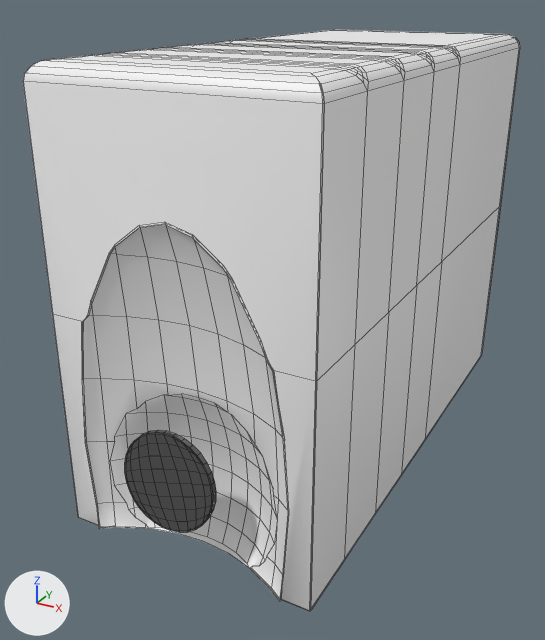
One commit to the Blender file Toaster.blend: the scene before it, then after it.
One viewpoint serves both versions: a 50 mm lens placed at (2.6, -6.76, 2.89), pointed at (-0.24, -1.59, 0.3). The lights are fixed; the arrows at lower left show +X, +Y and +Z. Mesh edges are drawn as thin lines.
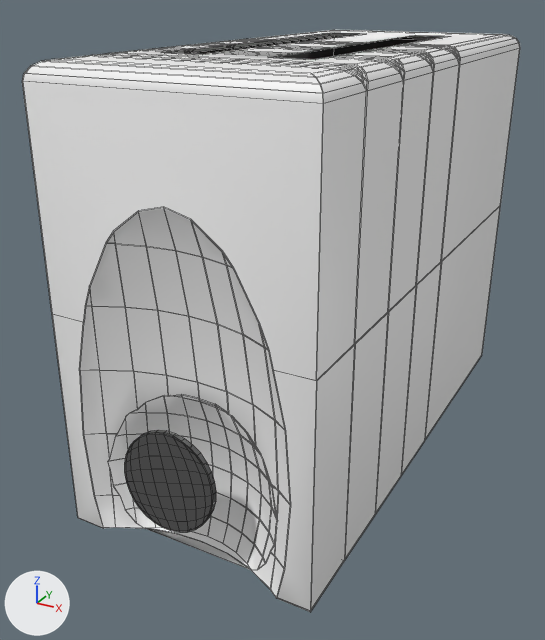
ob_cube_002 is not drawn itself; it is used by a modifier of ob_cube.

Changed parts and their boxes (x1, y1, x2, y2) in the pictures (545 x 640 px):
'Cube', modifiers changed, reshaped: before (23, 30, 520, 611); after (22, 30, 520, 612)
'Cube.005', added (black): after (188, 35, 436, 59)

What changed in the scene script:
```text
Add mat_material_003:
    mat_material_003 = principled_material('Material.003')
    mat_material_003.base_color = (0.042, 0.042, 0.042)  # black #3a3a3a
Add me_cube_004:
    me_cube_004.from_pydata(...)  # a box spanning x -1.0..1.0, y -1.0..1.0, z -1.0..1.0
Add me_cube_006:
    me_cube_006.from_pydata(...)  # 16 vertices, 14 faces; spans x -1.0..1.0, y -1.0..1.0, z -1.0..1.0
    me_cube_006.polygons.foreach_set('use_smooth', [True] * 14)
    me_cube_006.materials.append(mat_material_003)  # black #3a3a3a
Change ob_cube:
    add _m = ob_cube.modifiers.new('Solidify', 'SOLIDIFY')
    add _m.thickness = 0.007
    add _m.thickness_clamp = 0.0089
    add _m.use_thickness_angle_clamp = True
    add _m = ob_cube.modifiers.new('BTool_Cube.003', 'BOOLEAN')
    add _m.object = ob_cube_003
    add _m = ob_cube.modifiers.new('BTool_Cube.004', 'BOOLEAN')
    add _m.object = ob_cube_004
Change ob_cube_002:
    ob_cube_002.location: (0.0, 0.0449, 0.602) -> (0.0, 0.0449, 0.671)
Add ob_cube_003:
    ob_cube_003 = bpy.data.objects.new('Cube.003', me_cube_004)
    ob_cube_003.location = (-0.446, -1.075, 2.172)
    ob_cube_003.scale = (0.164, 1.38, 1.0)
    ob_cube_003.visible_camera = False
    ob_cube_003.visible_diffuse = False
    ob_cube_003.visible_glossy = False
    ob_cube_003.visible_transmission = False
    ob_cube_003.hide_render = True
Add ob_cube_004:
    ob_cube_004 = bpy.data.objects.new('Cube.004', me_cube_004.copy())
    ob_cube_004.location = (0.364, -1.075, 2.172)
    ob_cube_004.scale = (0.164, 1.38, 1.0)
    ob_cube_004.visible_camera = False
    ob_cube_004.visible_diffuse = False
    ob_cube_004.visible_glossy = False
    ob_cube_004.visible_transmission = False
    ob_cube_004.hide_render = True
Add ob_cube_005:
    ob_cube_005 = bpy.data.objects.new('Cube.005', me_cube_006)
    ob_cube_005.location = (-0.01, -0.89, 1.44)
    ob_cube_005.scale = (0.849, 1.75, 1.0)
    _m = ob_cube_005.modifiers.new('Solidify', 'SOLIDIFY')
    _m.thickness = 0.02
```
